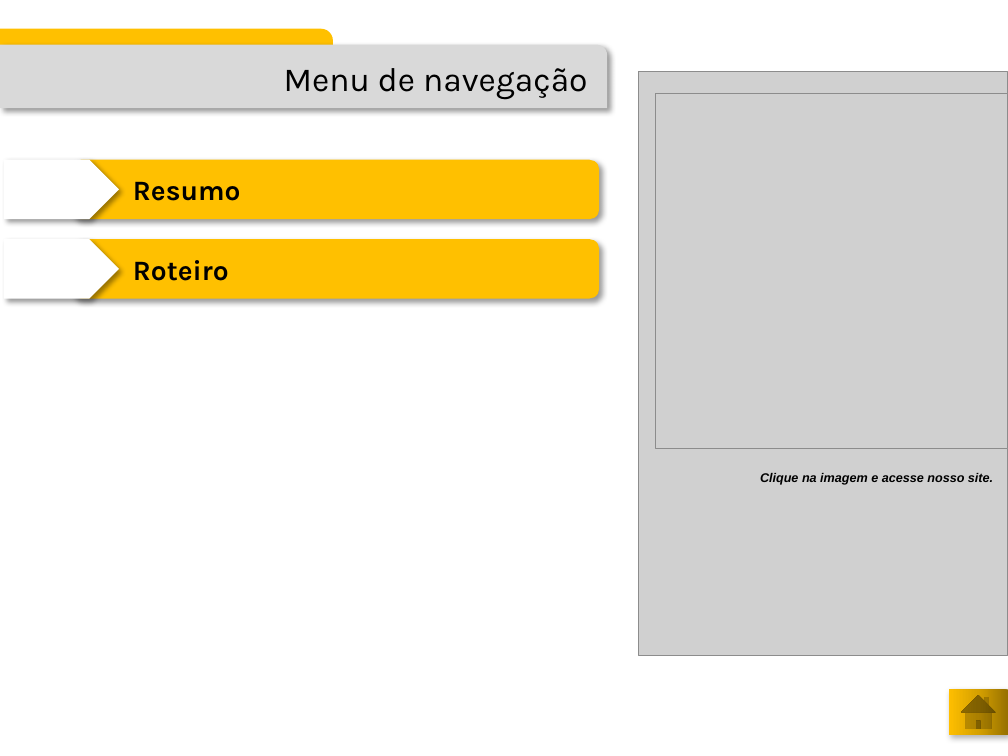
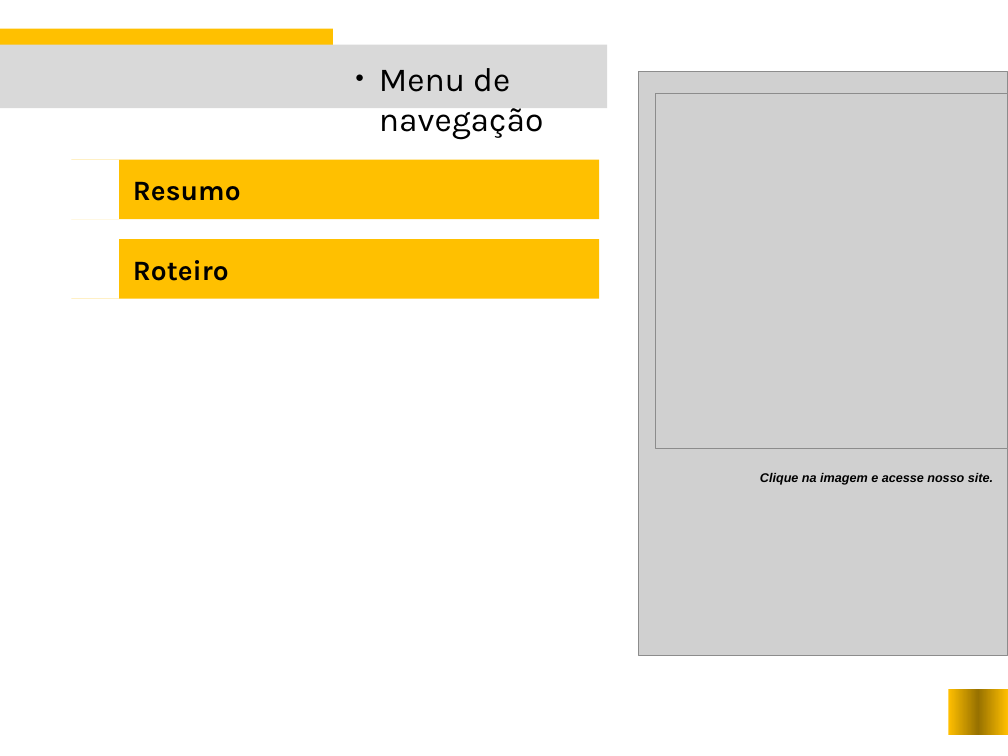
Before and after one commit to atheva/test-web-developer, a slide deck: slide 2 of spec/roteiro/TESTE - desenvolvedor web pleno.pptx. Drawn at 1008x756 pixels with LibreOffice and Linux fonts; fonts in the diff are those of the drawing; grey boxes stand for pictures; background and template pictures are left out. Boxes give left, top, right and bottom in pixels: in the first picture for what was removed or moved away, otherwise in the second. Text is boxed around its words. In the diff, an @@ line names an element or a change of style, - is before the commit and + after.

```diff
--- a/spec/roteiro/TESTE - desenvolvedor web pleno.pptx
+++ b/spec/roteiro/TESTE - desenvolvedor web pleno.pptx
@@ rectangle at (x1=0, y1=29, x2=333, y2=53): round rect to rectangle @@
@@ rectangle at (x1=0, y1=44, x2=607, y2=108): round rect to rectangle; shadow off @@
@@ text "Menu de navegação" at (x1=379, y1=68, x2=544, y2=140): bullet none to ●; list level 5 to 4 in "Menu de navegação" @@
@@ rectangle at (x1=4, y1=159, x2=119, y2=219): pentagon arrow to rectangle; shadow off @@
@@ rectangle at (x1=72, y1=159, x2=600, y2=219): rounded rectangle to rectangle; shadow off @@
@@ text "Resumo" at (x1=133, y1=181, x2=241, y2=201): indent changed; less space between paragraphs @@
@@ rectangle at (x1=4, y1=239, x2=119, y2=298): pentagon arrow to rectangle; shadow off @@
@@ rectangle at (x1=72, y1=239, x2=600, y2=298): rounded rectangle to rectangle; shadow off @@
@@ text "Roteiro" at (x1=133, y1=260, x2=229, y2=281): indent changed; less space between paragraphs @@
@@ action button home removed at (x1=949, y1=689, x2=1008, y2=735) @@
@@ rectangle added at (x1=949, y1=689, x2=1008, y2=735), fill gradient #FFBF00 to #977100 @@
```
Also in this commit, not shown: 9 other slides changed, 1 other file.
